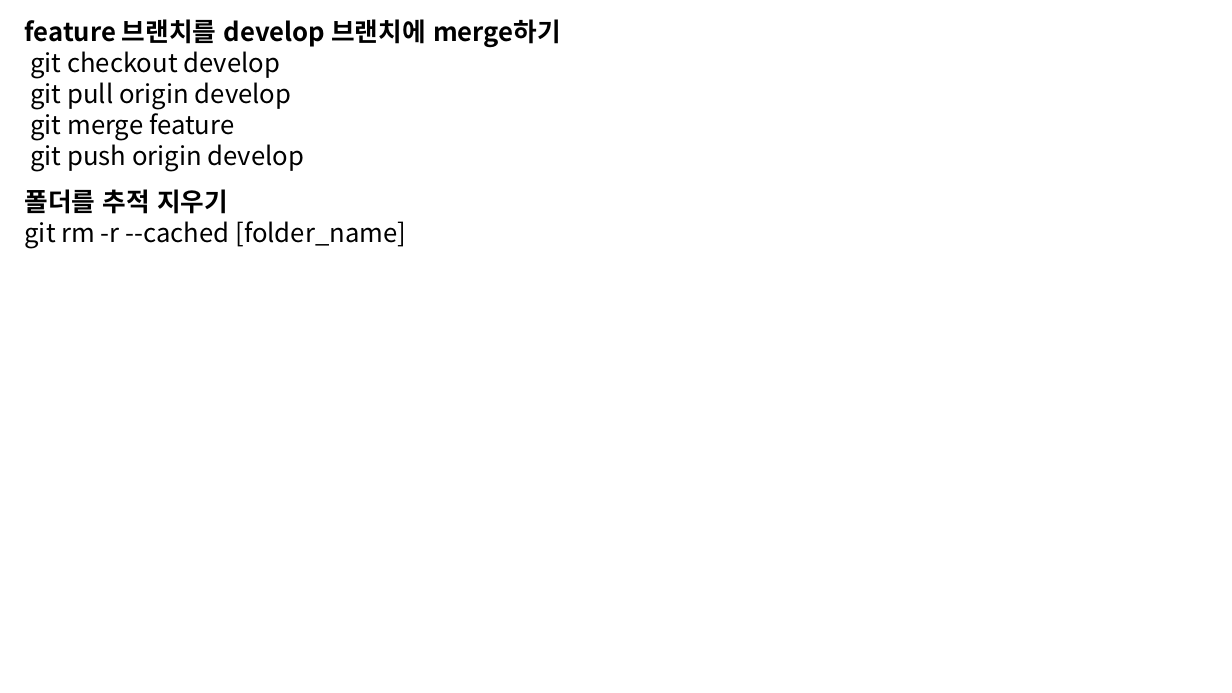
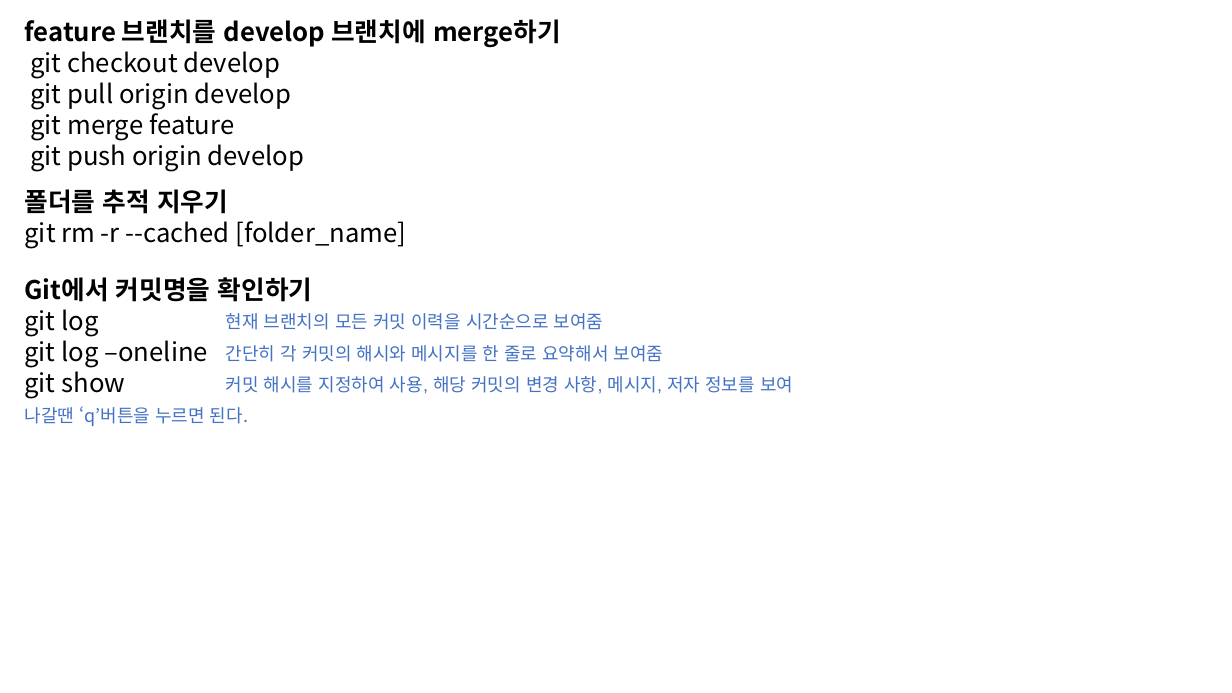
Before and after one commit to Yoon-Beom/hotel_project, a slide deck: slide 3 of GitHub.pptx. Drawn at 1232x693 pixels with LibreOffice and Linux fonts; fonts in the diff are those of the drawing. Boxes give left, top, right and bottom in pixels: in the first picture for what was removed or moved away, otherwise in the second. Text is boxed around its words. In the diff, an @@ line names an element or a change of style, - is before the commit and + after.

```diff
--- a/GitHub.pptx
+++ b/GitHub.pptx
@@ text added at (24, 277, 313, 399), 20 pt, text #000000 @@
+Git에서 커밋명을 확인하기
+git log
+git log –oneline
+git show
@@ text added at (226, 313, 604, 330), 14 pt, text #4472C4 @@
+현재 브랜치의 모든 커밋 이력을 시간순으로 보여줌
@@ text added at (226, 345, 664, 362), 14 pt, text #4472C4 @@
+간단히 각 커밋의 해시와 메시지를 한 줄로 요약해서 보여줌
@@ text added at (226, 376, 793, 394), 14 pt, text #4472C4 @@
+커밋 해시를 지정하여 사용, 해당 커밋의 변경 사항, 메시지, 저자 정보를 보여
@@ text added at (24, 406, 248, 426), 14 pt, text #4472C4 @@
+나갈땐 ‘q’버튼을 누르면 된다.
```
Also in this commit, not shown: 10 other files.
